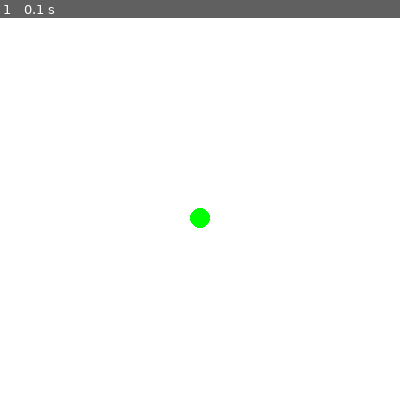
Above: before the commit, frame 1.
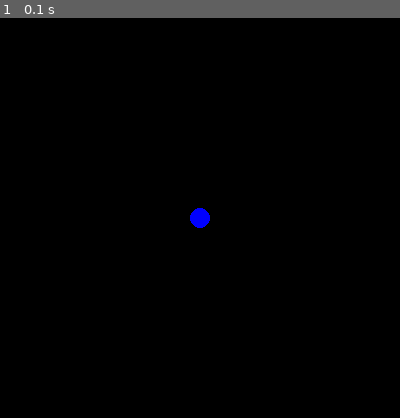
Above: after the commit, the same moment.

Repository: gdebord/hello_pygame
Game: pygame game, started from hello_template.py
Two runs of this game, one before a commit and one after it. Both use one fixed random seed, a clock stepped at 60 frames per second and the inputs below.
Inputs:
- Up to frame 1 (0.1 s): no input

The runs differ from the first frame. In frame 1, 100% of the frame differs, in the area x 0-100%, y 0-100%.

Commit message:
fixed up template file

Diff:
--- a/hello_template.py
+++ b/hello_template.py
@@ -1,10 +1,9 @@
 import pygame, sys
-
 from pygame.locals import *
 
 pygame.init()
 
-DISPLAYSURF = pygame.display.set_mode((400, 400))
+DISPLAY = pygame.display.set_mode((400, 400))
 
 pygame.display.set_caption('Hello World!')
 
@@ -20,13 +19,13 @@
 y = 200
 
 # draw a white screen
-DISPLAYSURF.fill(WHITE)
+DISPLAY.fill(BLACK)
 
 # main game loop (infinite loop)
 while True:
 
   # draw a green circle at the given x,y coordinates
-  pygame.draw.circle(DISPLAYSURF, GREEN, (x , y), 10, 0)
+  pygame.draw.circle(DISPLAY, BLUE, (x , y), 10, 0)
 
   # if the user clicks to close the window, the program exits
   for event in pygame.event.get():
@@ -37,6 +36,5 @@
 
       sys.exit()
 
-
-
+    # update the screen
     pygame.display.update()
